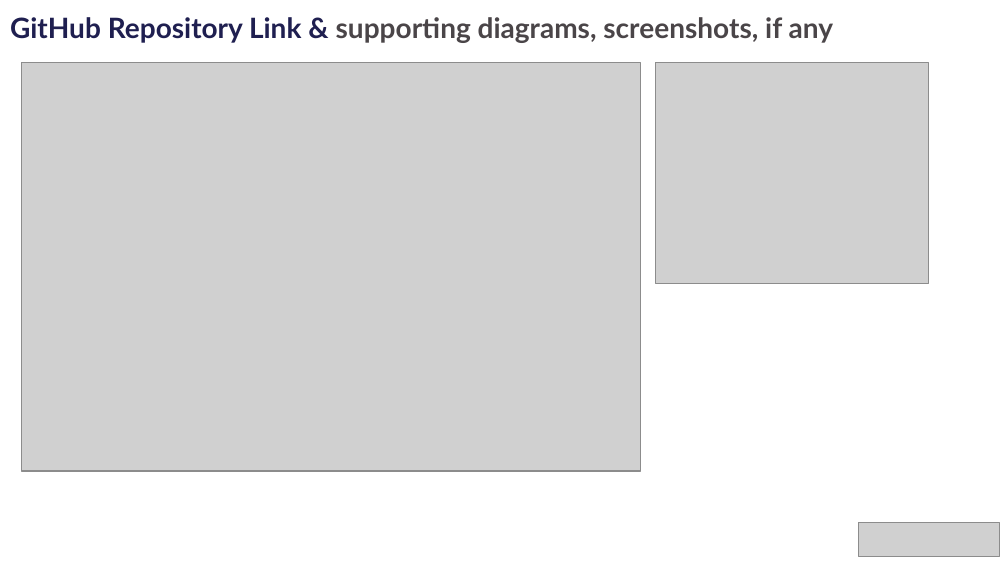
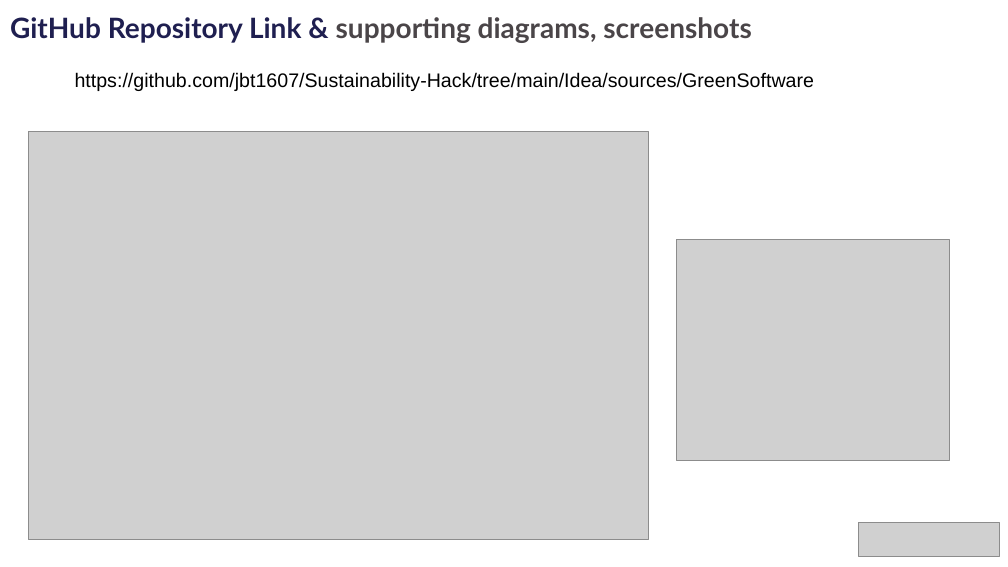
Before and after one commit to jbt1607/Sustainability-Hack, a slide deck: slide 9 of Idea/GreenSoftwareDevelopment.pptx. Drawn at 1008x567 pixels with LibreOffice and Linux fonts; fonts in the diff are those of the drawing; grey boxes stand for pictures; background and template pictures are left out. Boxes give left, top, right and bottom in pixels: in the first picture for what was removed or moved away, otherwise in the second. Text is boxed around its words. In the diff, an @@ line names an element or a change of style, - is before the commit and + after.

```diff
--- a/Idea/GreenSoftwareDevelopment.pptx
+++ b/Idea/GreenSoftwareDevelopment.pptx
@@ text at <box>10,17,751,43</box>: text changed @@
-GitHub Repository Link & supporting diagrams, screenshots, if any
+GitHub Repository Link & supporting diagrams, screenshots
@@ text added at <box>75,72,815,91</box>, 14 pt, text #000000 @@
+https://github.com/jbt1607/Sustainability-Hack/tree/main/Idea/sources/GreenSoftware
@@ picture: place and size @@
-picture at <box>21,62,641,471</box>
+picture at <box>28,131,648,539</box>
@@ picture: place and size @@
-picture at <box>656,62,929,283</box>
+picture at <box>676,240,950,461</box>
```
Also in this commit, not shown: 1 other slide changed, 1 other file.
